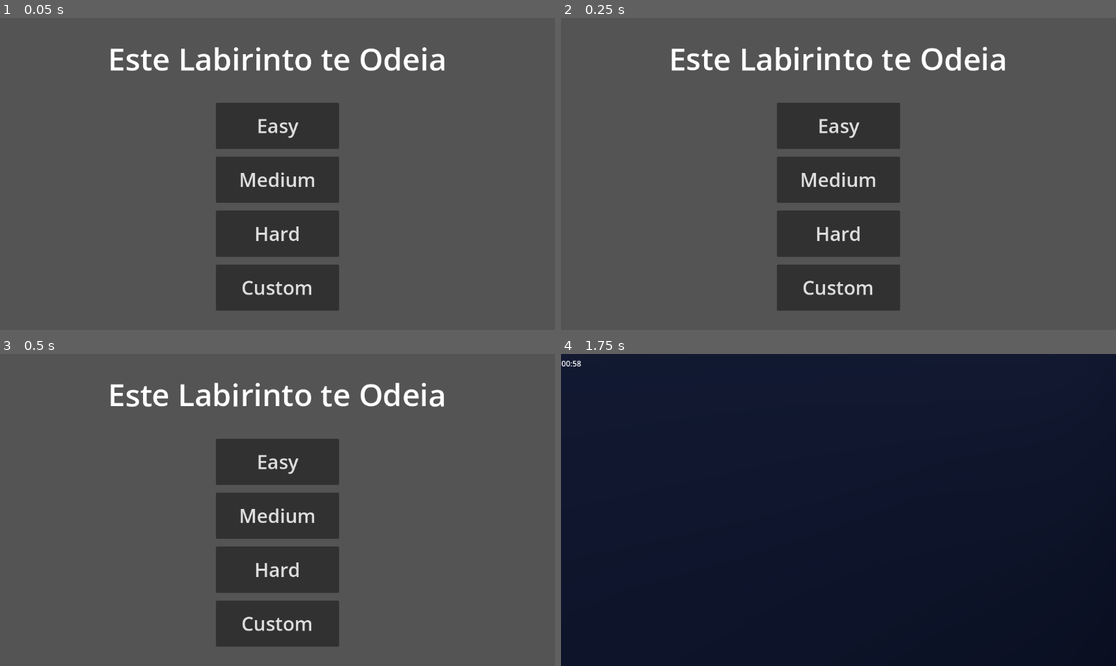
Above: before the commit, frames 1-4 (two rows, left to right).
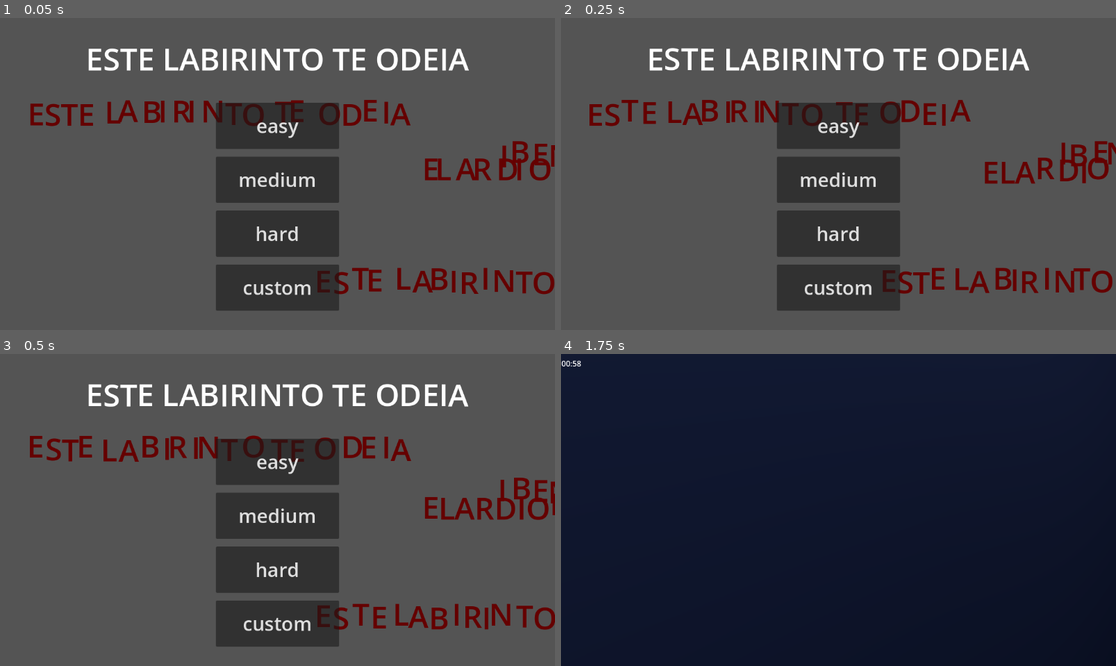
Above: after the commit, the same moments.

Repository: Bruno02468/este-labirinto-te-odeia
Game: Godot game, scene res://scenes/main.tscn
Same seed, same stepped clock (60 frames per second), same inputs: the game is played once before the commit and once after it.
Inputs (mouse positions are in pixels of both pictures, inside the frame that each line leads up to):
- Up to frame 1 (0.05 s): no input
- Up to frame 2 (0.25 s): no input
- Up to frame 3 (0.5 s): no input
- Up to frame 4 (1.75 s): click "Medium" (after the commit: "medium") at 0.5 s; move the mouse to (866, 510) at 1.27 s; hold W (up) from 1.28 s (still down); hold Shift (sprint) from 1.28 s (still down); tap Space (jump) at 1.52 s

The runs differ from the first frame. In frame 1, 7.3% of the frame differs, in the area x 5-100%, y 9-89%; in frame 2, 7.4%; in frame 3, 7.4%; in frame 4, nothing differs.

Commit message:
Final commit?

Diff:
--- a/scenes/menu.gd
+++ b/scenes/menu.gd
@@ -1,6 +1,5 @@
 extends Node2D
 
-@onready var titleText = $Title
 @onready var diffs = $Dificults
 @onready var custom = $CustomSelect
 
@@ -9,7 +8,7 @@
 @onready var customPortals = $CustomSelect/Portals
 @onready var customTime = $CustomSelect/Time
 
-var textUnshuffled : String = "Este Labirinto te Odeia"
+var textUnshuffled : String = "ESTE LABIRINTO TE ODEIA"
 var shuffleNow : bool = true
 
 func _ready() -> void:
@@ -22,7 +21,8 @@
 	Global.N_PortalsPerRoom = 4
 	Global.targetTime = 120.0
 
-	$Title.text = "[center][shake rate=20.0 level=5 connected=1]%s[/shake][/center]" % textUnshuffled
+	titleScrambler()
+	$MainTitle.text = "[center][shake rate=20.0 level=5 connected=1]%s[/shake][/center]" % textUnshuffled
 
 func shuffle_string(s):
 	randomize()
@@ -30,6 +30,21 @@
 	for c in s: a.append(c)
 	a.shuffle()
 	return "".join(a)
+
+func titleScrambler():
+	var children = get_children()
+	for title in children:
+		if title.name.split("_")[0] == "Title":
+			var x = randi_range(-150,1000)
+			var y = randi_range(128,500)
+			var _theta = randi_range(-180,180)
+			#title.rotation(deg_to_rad(theta))
+			title.position=Vector2(x,y)
+			var textEntry = textUnshuffled
+			if randf() > 0.5:
+				textEntry = shuffle_string(textUnshuffled)
+			title.text = "[center][shake rate=200.0 level=50 connected=1]%s[/shake][/center]" % textEntry
+
 
 func _on_timer_timeout() -> void:
 	var textInsert = textUnshuffled
@@ -39,7 +54,8 @@
 	else:
 		shuffleNow = true
 
-	$Title.text = "[center][shake rate=20.0 level=5 connected=1]%s[/shake][/center]" % textInsert
+	$MainTitle.text = "[center][shake rate=20.0 level=5 connected=1]%s[/shake][/center]" % textInsert
+	titleScrambler()
 
 func _on_easy_pressed() -> void:
 	Global.N_Rooms = 4
--- a/scenes/menu.tscn
+++ b/scenes/menu.tscn
@@ -13,6 +13,58 @@
 offset_bottom = 648.0
 color = Color(0.329412, 0.329412, 0.329412, 1)
 
+[node name="MainTitle" type="RichTextLabel" parent="."]
+offset_left = 128.0
+offset_top = 40.0
+offset_right = 1024.0
+offset_bottom = 128.0
+theme_override_font_sizes/normal_font_size = 64
+bbcode_enabled = true
+text = "[center][shake rate=20.0 level=5 connected=1]Este Labirinto te Odeia[/shake][/center]"
+
+[node name="Title_1" type="RichTextLabel" parent="."]
+offset_left = 128.0
+offset_top = 40.0
+offset_right = 1024.0
+offset_bottom = 128.0
+theme_override_colors/default_color = Color(0.396078, 0, 0, 1)
+theme_override_font_sizes/normal_font_size = 64
+bbcode_enabled = true
+text = "[center][shake rate=200.0 level=50 connected=1]Este Labirinto te Odeia[/shake][/center]"
+
+[node name="Title_2" type="RichTextLabel" parent="."]
+offset_left = 128.0
+offset_top = 40.0
+offset_right = 1024.0
+offset_bottom = 128.0
+theme_override_colors/default_color = Color(0.396078, 0, 0, 1)
+theme_override_font_sizes/normal_font_size = 64
+bbcode_enabled = true
+text = "[center][shake rate=200.0 level=50 connected=1]Este Labirinto te Odeia[/shake][/center]"
+
+[node name="Title_3" type="RichTextLabel" parent="."]
+offset_left = 128.0
+offset_top = 40.0
+offset_right = 1024.0
+offset_bottom = 128.0
+theme_override_colors/default_color = Color(0.396078, 0, 0, 1)
+theme_override_font_sizes/normal_font_size = 64
+bbcode_enabled = true
+text = "[center][shake rate=200.0 level=50 connected=1]Este Labirinto te Odeia[/shake][/center]"
+
+[node name="Title_4" type="RichTextLabel" parent="."]
+offset_left = 128.0
+offset_top = 40.0
+offset_right = 1024.0
+offset_bottom = 128.0
+theme_override_colors/default_color = Color(0.396078, 0, 0, 1)
+theme_override_font_sizes/normal_font_size = 64
+bbcode_enabled = true
+text = "[center][shake rate=200.0 level=50 connected=1]Este Labirinto te Odeia[/shake][/center]"
+
+[node name="Timer" type="Timer" parent="."]
+autostart = true
+
 [node name="Dificults" type="Control" parent="."]
 layout_mode = 3
 anchors_preset = 0
@@ -26,7 +78,7 @@
 offset_right = 704.0
 offset_bottom = 272.0
 theme_override_font_sizes/font_size = 40
-text = "Easy"
+text = "easy"
 
 [node name="Medium" type="Button" parent="Dificults"]
 layout_mode = 0
@@ -35,7 +87,7 @@
 offset_right = 704.0
 offset_bottom = 384.0
 theme_override_font_sizes/font_size = 40
-text = "Medium"
+text = "medium"
 
 [node name="Hard" type="Button" parent="Dificults"]
 layout_mode = 0
@@ -44,7 +96,7 @@
 offset_right = 704.0
 offset_bottom = 496.0
 theme_override_font_sizes/font_size = 40
-text = "Hard"
+text = "hard"
 
 [node name="Custom" type="Button" parent="Dificults"]
 layout_mode = 0
@@ -53,7 +105,7 @@
 offset_right = 704.0
 offset_bottom = 608.0
 theme_override_font_sizes/font_size = 40
-text = "Custom
+text = "custom
 "
 
 [node name="CustomSelect" type="Control" parent="."]
@@ -122,21 +174,9 @@
 text = "Let's Goooo !!
 "
 
-[node name="Title" type="RichTextLabel" parent="."]
-offset_left = 128.0
-offset_top = 40.0
-offset_right = 1024.0
-offset_bottom = 136.0
-theme_override_font_sizes/normal_font_size = 64
-bbcode_enabled = true
-text = "[center][shake rate=20.0 level=5 connected=1]Este Labirinto te Odeia[/shake][/center]"
-
-[node name="Timer" type="Timer" parent="."]
-autostart = true
-
+[connection signal="timeout" from="Timer" to="." method="_on_timer_timeout"]
 [connection signal="pressed" from="Dificults/Easy" to="." method="_on_easy_pressed"]
 [connection signal="pressed" from="Dificults/Medium" to="." method="_on_medium_pressed"]
 [connection signal="pressed" from="Dificults/Hard" to="." method="_on_hard_pressed"]
 [connection signal="pressed" from="Dificults/Custom" to="." method="_on_custom_pressed"]
 [connection signal="pressed" from="CustomSelect/CustomGo" to="." method="_on_custom_go_pressed"]
-[connection signal="timeout" from="Timer" to="." method="_on_timer_timeout"]
Not shown, changed: export_presets.cfg
Not shown, added: Labirintorges.exe
